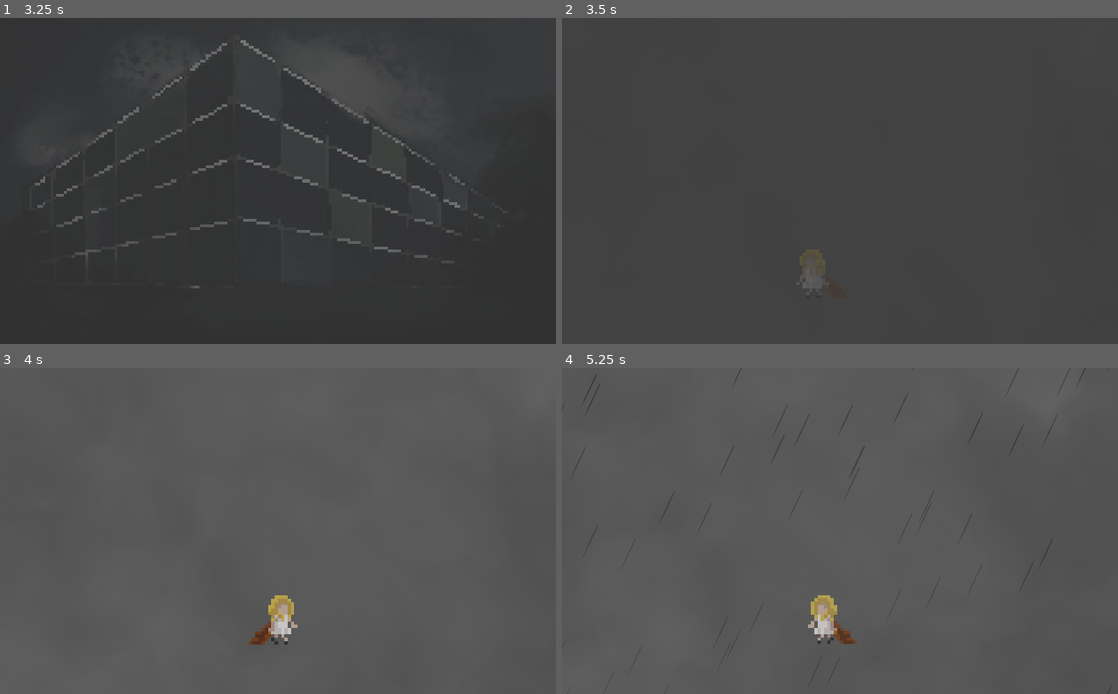
Above: before the commit, frames 1-4 (two rows, left to right).
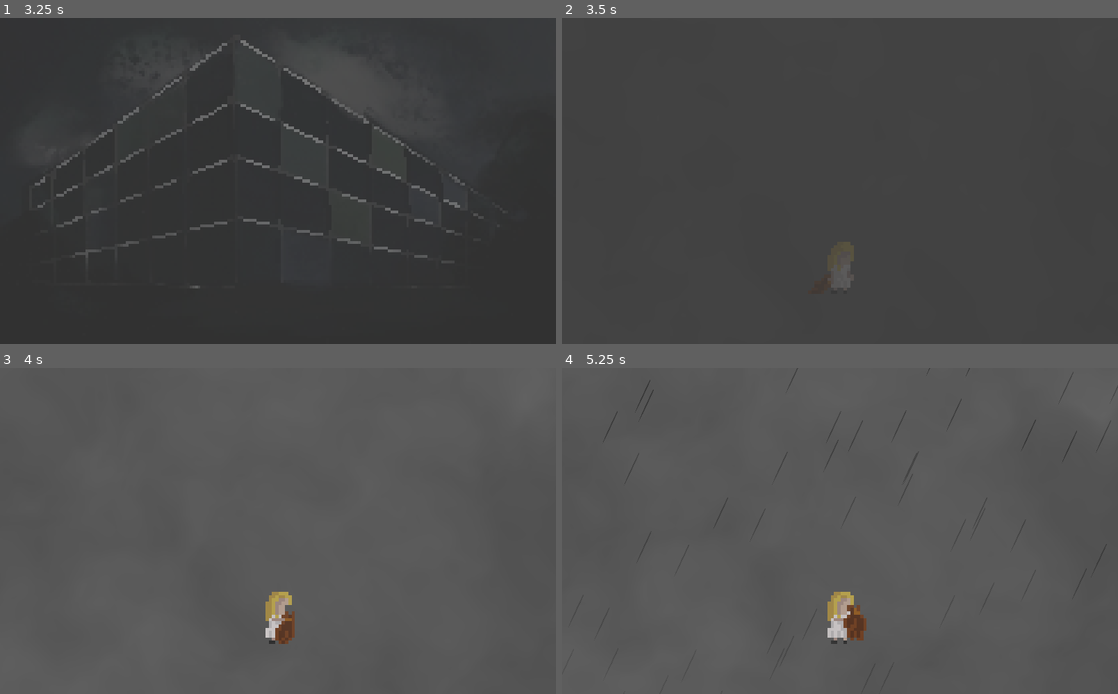
Above: after the commit, the same moments.

Repository: ismailgamedev/Allisa
Game: Godot game, scene res://ui/MainMenu.tscn
Two runs of this game, one before a commit and one after it. Both use one fixed random seed, a clock stepped at 60 frames per second and the inputs below. The engine's default icon, where the game draws it, is replaced by a stand-in: a white triangle on a blue panel in a dark square.
Inputs (mouse positions are in pixels of both pictures, inside the frame that each line leads up to):
- Up to frame 1 (3.25 s): click "Oyna" at 0.5 s; move the mouse to (400, 164) at 1.27 s; hold D (hareket_sag) 1.28-2.03 s; tap Left (hareket_sol) at 1.55, 2.1 s; tap Enter at 2 s; move the mouse to (166, 197) at 2.02 s; tap D (hareket_sag) at 2.3 s; tap Space (ziplama) at 2.75 s; move the mouse to (333, 109) at 2.77 s; hold Left (hareket_sol) from 2.78 s (still down); click (333, 109) at 2.85 s
- Up to frame 2 (3.5 s): keep holding Left (hareket_sol)
- Up to frame 3 (4 s): move the mouse to (250, 596) at 3.52 s; release Left (hareket_sol) at 3.53 s; tap E (etkilesim) at 3.6 s; tap D (hareket_sag) at 3.8 s
- Up to frame 4 (5.25 s): move the mouse to (1006, 579) at 4.27 s; hold D (hareket_sag) 4.28-5.03 s; tap Left (hareket_sol) at 4.55, 5.1 s; move the mouse to (673, 482) at 5.02 s

Frame 1 is identical in both runs. In frame 2, 0.2% of the frame differs, in the area x 43-52%, y 75-85%; in frame 3, 0.7%; in frame 4, 1.6%, in the area x 0-99%, y 0-98%.

Commit message:
animasyon degisikligi

Diff:
--- a/sahneler/player/Alisa.gd
+++ b/sahneler/player/Alisa.gd
@@ -7,7 +7,9 @@
 export var jump_speed = 350
 var gravity = 980
 
-onready var anim_p =get_node("AnimatedSprite")
+var hareket_izin = true
+
+onready var anim_player = get_node("AnimationPlayer")
 
 func _hareket(carpan):
 	velocity.x = 0
@@ -15,14 +17,14 @@
 	if Input.is_action_pressed("hareket_sag"):
 		velocity.x += speed
 
-		anim_p.play("yuru")
-		anim_p.set_flip_h(false)
+		anim_player.play("walk")
+		$yurume.set_flip_h(false)
 		pass
 	if Input.is_action_pressed("hareket_sol"):
 		velocity.x -= speed
-		anim_p.set_flip_h(true)
-		anim_p.play("yuru")
 
+		anim_player.play("walk")
+		$yurume.set_flip_h(true)
 		pass
 	if is_on_floor():
 		if Input.is_action_just_pressed("ziplama"):
@@ -31,7 +33,8 @@
 			pass
 
 	if velocity.x == 0:
-		anim_p.play("bekle")
+		#anim_p.play("bekle")
+		anim_player.play("idle")
 
 	velocity = move_and_slide(velocity,Vector2.UP)
 	pass
@@ -40,11 +43,13 @@
 
 #######################################
 func _physics_process(delta):
-	_hareket(delta)
+	if hareket_izin ==true:
+		_hareket(delta)
 	pass
 
 
 func _ready():
+	_babaya_ayi_goster()
 	etkilesim_blogu.connect("area_entered",self,"_etkilesim")
 	pass
 #######################################
@@ -64,3 +69,14 @@
 			pass
 		pass
 	pass
+
+
+func _babaya_ayi_goster():
+	hareket_izin = false
+
+	anim_player.play("babaya_ayi_goster")
+	yield(get_tree().create_timer(2.1),"timeout")
+	anim_player.play("idle")
+	hareket_izin = true
+
+	pass
--- a/sahneler/player/Alisa.tscn
+++ b/sahneler/player/Alisa.tscn
@@ -1,8 +1,8 @@
-[gd_scene load_steps=15 format=2]
+[gd_scene load_steps=10 format=2]
 
-[ext_resource path="res://icon.png" type="Texture" id=1]
 [ext_resource path="res://sahneler/player/Alisa.gd" type="Script" id=2]
 [ext_resource path="res://sahneler/player/karakter_walk.png" type="Texture" id=3]
+[ext_resource path="res://sahneler/player/dad_interact.png" type="Texture" id=4]
 
 [sub_resource type="RectangleShape2D" id=1]
 extents = Vector2( 13, 23.5 )
@@ -10,50 +10,130 @@
 [sub_resource type="CircleShape2D" id=2]
 radius = 30.0167
 
-[sub_resource type="AtlasTexture" id=17]
-atlas = ExtResource( 3 )
-region = Rect2( 120, 0, 20, 18 )
+[sub_resource type="Animation" id=30]
+length = 0.001
+tracks/0/type = "value"
+tracks/0/path = NodePath("yurume:frame")
+tracks/0/interp = 1
+tracks/0/loop_wrap = true
+tracks/0/imported = false
+tracks/0/enabled = true
+tracks/0/keys = {
+"times": PoolRealArray( 0 ),
+"transitions": PoolRealArray( 1 ),
+"update": 0,
+"values": [ 1 ]
+}
+tracks/1/type = "value"
+tracks/1/path = NodePath("babaya_ayi_goster:frame")
+tracks/1/interp = 1
+tracks/1/loop_wrap = true
+tracks/1/imported = false
+tracks/1/enabled = true
+tracks/1/keys = {
+"times": PoolRealArray( 0 ),
+"transitions": PoolRealArray( 1 ),
+"update": 0,
+"values": [ 2 ]
+}
+tracks/2/type = "value"
+tracks/2/path = NodePath("babaya_ayi_goster:visible")
+tracks/2/interp = 1
+tracks/2/loop_wrap = true
+tracks/2/imported = false
+tracks/2/enabled = true
+tracks/2/keys = {
+"times": PoolRealArray( 0 ),
+"transitions": PoolRealArray( 1 ),
+"update": 0,
+"values": [ false ]
+}
+tracks/3/type = "value"
+tracks/3/path = NodePath("yurume:visible")
+tracks/3/interp = 1
+tracks/3/loop_wrap = true
+tracks/3/imported = false
+tracks/3/enabled = true
+tracks/3/keys = {
+"times": PoolRealArray( 0 ),
+"transitions": PoolRealArray( 1 ),
+"update": 0,
+"values": [ true ]
+}
 
-[sub_resource type="AtlasTexture" id=10]
-atlas = ExtResource( 3 )
-region = Rect2( 0, 0, 20, 18 )
+[sub_resource type="Animation" id=32]
+resource_name = "babaya_ayi_goster"
+length = 2.0
+tracks/0/type = "value"
+tracks/0/path = NodePath("babaya_ayi_goster:visible")
+tracks/0/interp = 1
+tracks/0/loop_wrap = true
+tracks/0/imported = false
+tracks/0/enabled = true
+tracks/0/keys = {
+"times": PoolRealArray( 0, 2 ),
+"transitions": PoolRealArray( 1, 1 ),
+"update": 1,
+"values": [ true, false ]
+}
+tracks/1/type = "value"
+tracks/1/path = NodePath("yurume:visible")
+tracks/1/interp = 1
+tracks/1/loop_wrap = true
+tracks/1/imported = false
+tracks/1/enabled = true
+tracks/1/keys = {
+"times": PoolRealArray( 0, 2 ),
+"transitions": PoolRealArray( 1, 1 ),
+"update": 1,
+"values": [ false, true ]
+}
+tracks/2/type = "value"
+tracks/2/path = NodePath("babaya_ayi_goster:frame")
+tracks/2/interp = 1
+tracks/2/loop_wrap = true
+tracks/2/imported = false
+tracks/2/enabled = true
+tracks/2/keys = {
+"times": PoolRealArray( 0, 0.1, 0.2, 0.3, 0.4, 0.5, 0.6, 0.7, 0.8, 0.9 ),
+"transitions": PoolRealArray( 1, 1, 1, 1, 1, 1, 1, 1, 1, 1 ),
+"update": 1,
+"values": [ 1, 2, 3, 4, 5, 6, 7, 8, 9, 10 ]
+}
 
-[sub_resource type="AtlasTexture" id=11]
-atlas = ExtResource( 3 )
-region = Rect2( 20, 0, 20, 18 )
+[sub_resource type="Animation" id=31]
+resource_name = "idle"
+length = 0.1
+loop = true
+tracks/0/type = "value"
+tracks/0/path = NodePath("yurume:frame")
+tracks/0/interp = 1
+tracks/0/loop_wrap = true
+tracks/0/imported = false
+tracks/0/enabled = true
+tracks/0/keys = {
+"times": PoolRealArray( 0 ),
+"transitions": PoolRealArray( 1 ),
+"update": 1,
+"values": [ 6 ]
+}
 
-[sub_resource type="AtlasTexture" id=12]
-atlas = ExtResource( 3 )
-region = Rect2( 40, 0, 20, 18 )
-
-[sub_resource type="AtlasTexture" id=13]
-atlas = ExtResource( 3 )
-region = Rect2( 60, 0, 20, 18 )
-
-[sub_resource type="AtlasTexture" id=14]
-atlas = ExtResource( 3 )
-region = Rect2( 80, 0, 20, 18 )
-
-[sub_resource type="AtlasTexture" id=15]
-atlas = ExtResource( 3 )
-region = Rect2( 100, 0, 20, 18 )
-
-[sub_resource type="AtlasTexture" id=16]
-atlas = ExtResource( 3 )
-region = Rect2( 120, 0, 20, 18 )
-
-[sub_resource type="SpriteFrames" id=9]
-animations = [ {
-"frames": [ SubResource( 17 ) ],
-"loop": true,
-"name": "bekle",
-"speed": 7.0
-}, {
-"frames": [ SubResource( 10 ), SubResource( 11 ), SubResource( 12 ), SubResource( 13 ), SubResource( 14 ), SubResource( 15 ), SubResource( 16 ) ],
-"loop": true,
-"name": "yuru",
-"speed": 7.0
-} ]
+[sub_resource type="Animation" id=29]
+resource_name = "walk"
+length = 1.1
+loop = true
+tracks/0/type = "value"
+tracks/0/path = NodePath("yurume:frame")
+tracks/0/interp = 1
+tracks/0/loop_wrap = true
+tracks/0/imported = false
+tracks/0/enabled = true
+tracks/0/keys = {
+"times": PoolRealArray( 0, 0.2, 0.4, 0.6, 0.8, 1 ),
+"transitions": PoolRealArray( 1, 1, 1, 1, 1, 1 ),
+"update": 1,
+"values": [ 1, 2, 3, 4, 5, 6 ]
+}
 
 [node name="Alisa" type="KinematicBody2D"]
 script = ExtResource( 2 )
@@ -61,25 +141,35 @@
 [node name="CollisionShape2D" type="CollisionShape2D" parent="."]
 shape = SubResource( 1 )
 
-[node name="Sprite" type="Sprite" parent="."]
-visible = false
-position = Vector2( 0.5, -2.38419e-07 )
-scale = Vector2( 0.421875, 0.75 )
-texture = ExtResource( 1 )
-
 [node name="etkilesim" type="Area2D" parent="."]
 
 [node name="CollisionShape2D" type="CollisionShape2D" parent="etkilesim"]
 shape = SubResource( 2 )
-
-[node name="AnimatedSprite" type="AnimatedSprite" parent="."]
-position = Vector2( -8, -3 )
-scale = Vector2( 3, 3 )
-frames = SubResource( 9 )
-animation = "bekle"
 
 [node name="Camera2D" type="Camera2D" parent="."]
 position = Vector2( 0, -80 )
 current = true
 zoom = Vector2( 0.5, 0.5 )
 smoothing_enabled = true
+
+[node name="AnimationPlayer" type="AnimationPlayer" parent="."]
+anims/RESET = SubResource( 30 )
+anims/babaya_ayi_goster = SubResource( 32 )
+anims/idle = SubResource( 31 )
+anims/walk = SubResource( 29 )
+
+[node name="yurume" type="Sprite" parent="."]
+position = Vector2( -8, -3 )
+scale = Vector2( 3, 3 )
+texture = ExtResource( 3 )
+hframes = 7
+frame = 1
+region_rect = Rect2( 64, 0, 0, 0 )
+
+[node name="babaya_ayi_goster" type="Sprite" parent="."]
+visible = false
+position = Vector2( -1, -3 )
+scale = Vector2( 3, 3 )
+texture = ExtResource( 4 )
+hframes = 11
+frame = 2
Binary file added: sahneler/player/dad_interact.png
Not shown, added: sahneler/player/dad_interact.png.import
